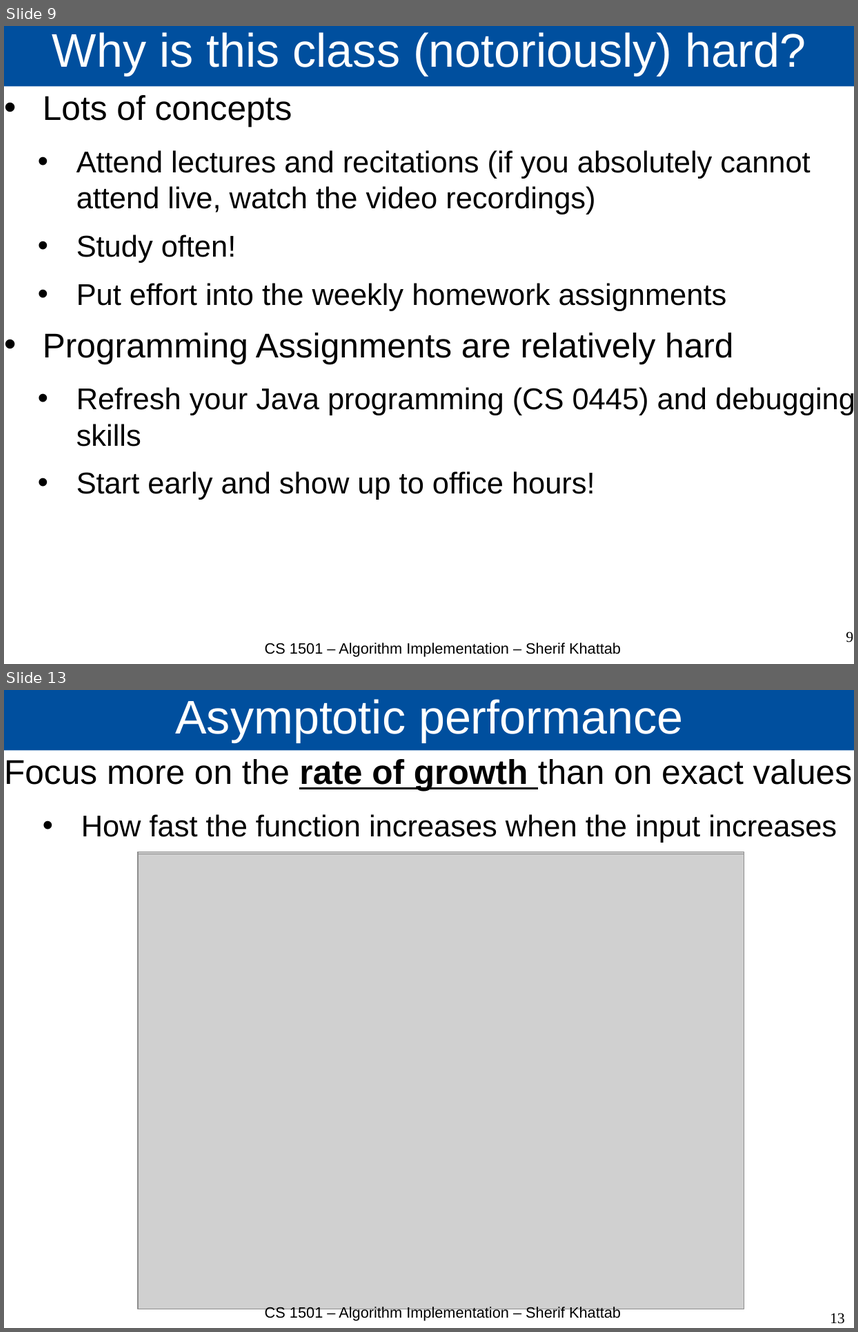
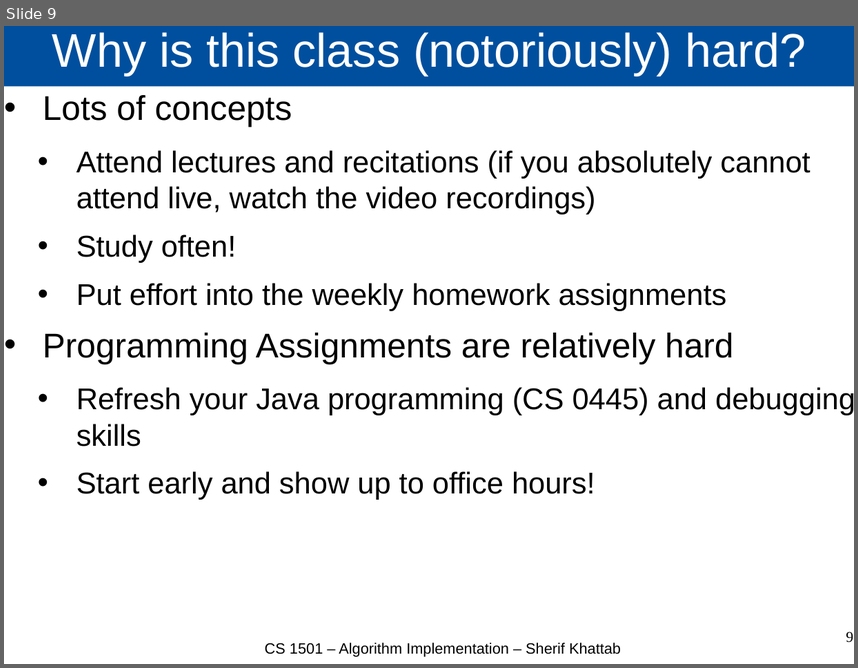
Before and after one commit to cs1501-2224/handouts, a slide deck: DraftSlides/Lecture0.pptx. Shown one above the other, each under a label of ours: slides 9 and 13 before the commit, slide 9 after it; the slides between them are not shown. The pictures are 858x1332 and 858x668 pixels, drawn with LibreOffice and Linux fonts; fonts in the diff are those of the drawing; grey boxes stand for pictures. Boxes give left, top, right and bottom in pixels: in the first picture for what was removed or moved away, otherwise in the second. Text is boxed around its words. In the diff, an @@ line names an element or a change of style, - is before the commit and + after.

```diff
--- a/DraftSlides/Lecture0.pptx
+++ b/DraftSlides/Lecture0.pptx
@@ slide 13 removed at (4, 690, 854, 1328), background #FFFFFF @@
@@ title removed at (4, 690, 854, 751) @@
-Asymptotic performance
@@ text removed at (4, 759, 853, 842) @@
-Focus more on the rate of growth than on exact values
-  • How fast the function increases when the input increases
@@ picture removed at (139, 852, 744, 1307) @@
@@ picture removed at (139, 854, 744, 1309) @@
@@ text removed at (265, 1305, 621, 1321) @@
-CS 1501 – Algorithm Implementation – Sherif Khattab
@@ page number removed at (830, 1312, 845, 1323) @@
-13
```
Also in this commit, not shown: 5 slides changed, 6 other slides removed, 4 other files.
